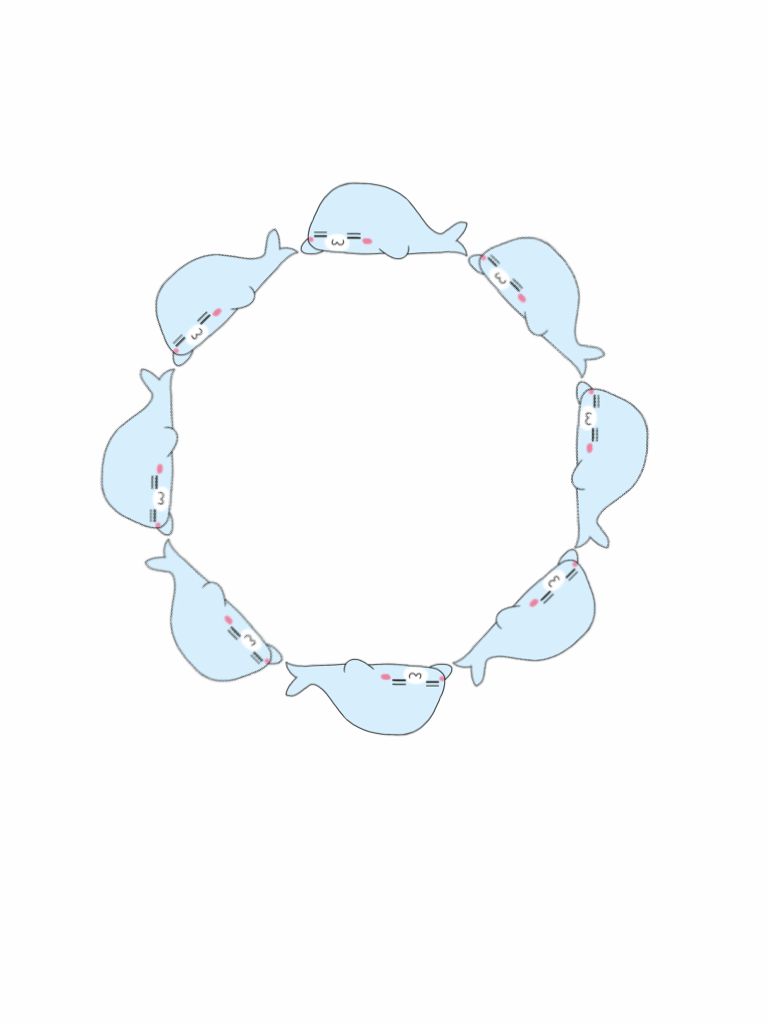
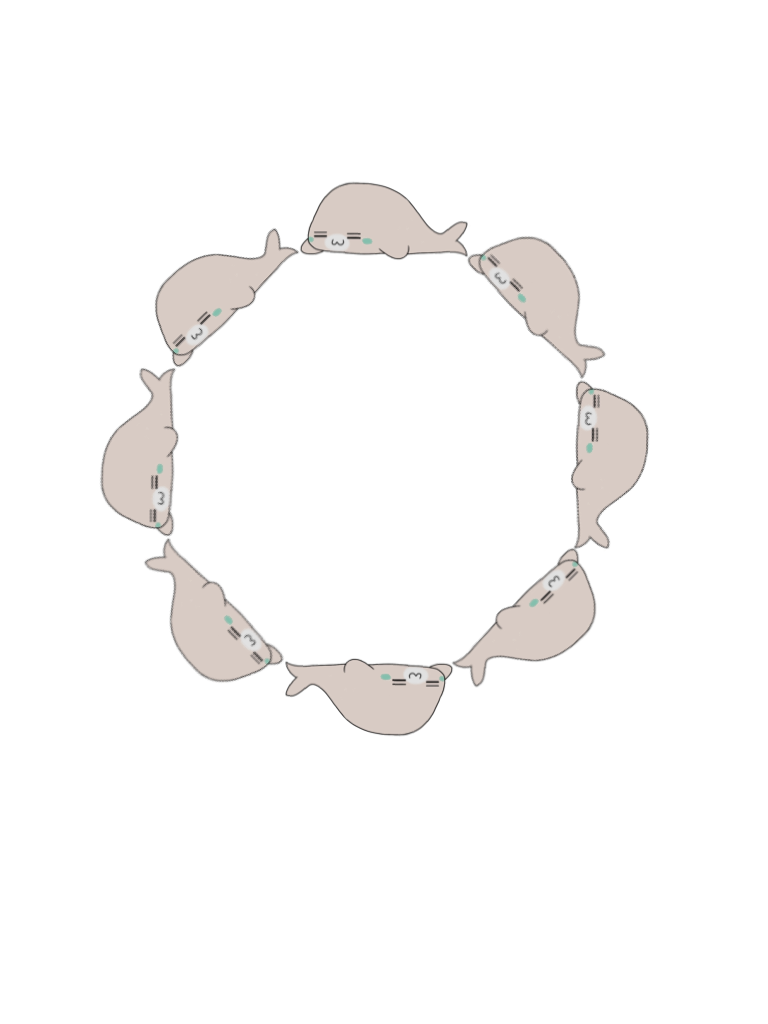
Revision of a layered 768×1024 image; what changed, layer by layer:
pixels changed over left=100, top=181, right=650, bottom=737 (layer not identified)
